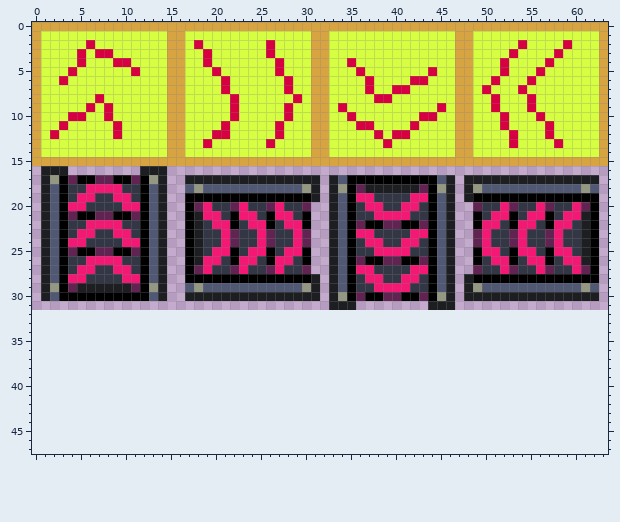
File history of a pixel-art sprite, AnodyneSharp/AnodyneSharp.Shared/Content/textures/sprites/gadgets/dash_pads.png. That is the earlier state.
The file is 64x32 pixels. The old version is drawn lined up with the new one, on the new canvas.
Now the later version:
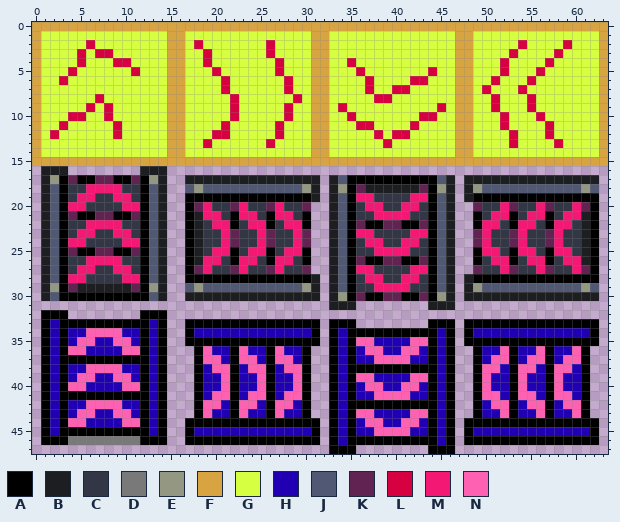
Palette (. is transparent): A #000000  B #1c1e21  C #323645  D #797979  E #949781  F #d7a441  G #d7ff41  H #2000b2  J #505873  K #612351  L #d70041  M #f41875  N #ff61b2
Changes in this commit:
canvas 64x32 -> 64x48
Colour A is added in row 32 at x 1 to 3 and 12 to 14; in row 33 at x 1, 3 to 12, 14, 17 to 31, 33 to 35, 44 to 46 and 48 to 62; in row 34 at x 1, 3, 12, 14, 17, 31, 33, 35 to 44, 46, 48 and 62; in row 35 at x 1, 3, 12, 14, 17 to 31, 33, 35, 44, 46 and 48 to 62; in row 36 at x 1, 3, 12, 14, 18, 22, 26, 30, 33, 35, 44, 46, 49, 53, 57 and 61; in row 37 at x 1, 3 to 12, 14, 18, 22, 26, 30, 33, 35, 44, 46, 49, 53, 57 and 61.
Colour A is added in row 38 at x 1, 3, 12, 14, 18, 22, 26, 30, 33, 35 to 44, 46, 49, 53, 57 and 61; in rows 39 to 40 at x 1, 3, 12, 14, 18, 22, 26, 30, 33, 35, 44, 46, 49, 53, 57 and 61; in row 41 at x 1, 3 to 12, 14, 18, 22, 26, 30, 33, 35, 44, 46, 49, 53, 57 and 61; in row 42 at x 1, 3, 12, 14, 18, 22, 26, 30, 33, 35 to 44, 46, 49, 53, 57 and 61; in row 43 at x 1, 3, 12, 14, 18, 22, 26, 30, 33, 35, 44, 46, 49, 53, 57 and 61; in row 44 at x 1, 3, 12, 14, 17 to 31, 33, 35, 44, 46 and 48 to 62.
Colour A is added in row 45 at x 1, 3 to 12, 14, 17, 31, 33, 35, 44, 46, 48 and 62; in row 46 at x 1 to 3, 12 to 14, 17 to 31, 33, 35 to 44, 46 and 48 to 62; in row 47 at x 33 to 35 and 44 to 46.
Colour D is added in row 46 at x 4 to 11.
Colour H is added in row 33 at x 2 and 13; in row 34 at x 2, 4 to 5, 10 to 11, 13, 18 to 30, 34, 45 and 49 to 61; in row 35 at x 2, 4, 7 to 8, 11, 13, 34, 38 to 41 and 45; in row 36 at x 2, 6 to 9, 13, 20 to 21, 24 to 25, 28 to 29, 34, 36, 39 to 40, 43, 45, 50 to 51, 54 to 55 and 58 to 59; in row 37 at x 2, 13, 21, 25, 29, 34, 36 to 37, 42 to 43, 45, 50, 54 and 58; in row 38 at x 2, 4 to 5, 10 to 11, 13, 19, 23, 27, 34, 45, 52, 56 and 60.
Colour H is added in row 39 at x 2, 4, 7 to 8, 11, 13, 19 to 20, 23 to 24, 27 to 28, 34, 38 to 41, 45, 51 to 52, 55 to 56 and 59 to 60; in row 40 at x 2, 6 to 9, 13, 19 to 20, 23 to 24, 27 to 28, 34, 36, 39 to 40, 43, 45, 51 to 52, 55 to 56 and 59 to 60; in row 41 at x 2, 13, 19, 23, 27, 34, 36 to 37, 42 to 43, 45, 52, 56 and 60; in row 42 at x 2, 4 to 5, 10 to 11, 13, 21, 25, 29, 34, 45, 50, 54 and 58; in row 43 at x 2, 4, 7 to 8, 11, 13, 20 to 21, 24 to 25, 28 to 29, 34, 38 to 41, 45, 50 to 51, 54 to 55 and 58 to 59; in row 44 at x 2, 6 to 9, 13, 34, 36, 39 to 40, 43 and 45.
Colour H is added in row 45 at x 2, 13, 18 to 30, 34, 36 to 37, 42 to 43, 45 and 49 to 61; in row 46 at x 34 and 45.
Colour N is added in row 34 at x 6 to 9; in row 35 at x 5 to 6, 9 to 10, 36 to 37 and 42 to 43; in row 36 at x 4 to 5, 10 to 11, 19, 23, 27, 37 to 38, 41 to 42, 52, 56 and 60; in row 37 at x 19 to 20, 23 to 24, 27 to 28, 38 to 41, 51 to 52, 55 to 56 and 59 to 60; in row 38 at x 6 to 9, 20 to 21, 24 to 25, 28 to 29, 50 to 51, 54 to 55 and 58 to 59; in row 39 at x 5 to 6, 9 to 10, 21, 25, 29, 36 to 37, 42 to 43, 50, 54 and 58.
Colour N is added in row 40 at x 4 to 5, 10 to 11, 21, 25, 29, 37 to 38, 41 to 42, 50, 54 and 58; in row 41 at x 20 to 21, 24 to 25, 28 to 29, 38 to 41, 50 to 51, 54 to 55 and 58 to 59; in row 42 at x 6 to 9, 19 to 20, 23 to 24, 27 to 28, 51 to 52, 55 to 56 and 59 to 60; in row 43 at x 5 to 6, 9 to 10, 19, 23, 27, 36 to 37, 42 to 43, 52, 56 and 60; in row 44 at x 4 to 5, 10 to 11, 37 to 38 and 41 to 42; in row 45 at x 38 to 41.
